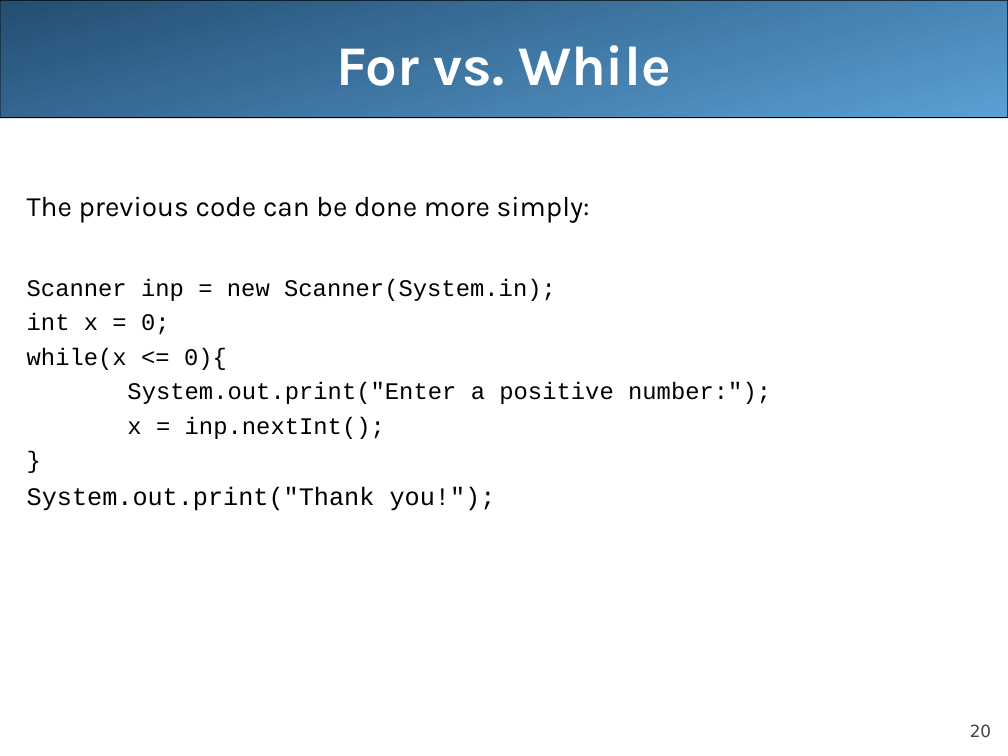
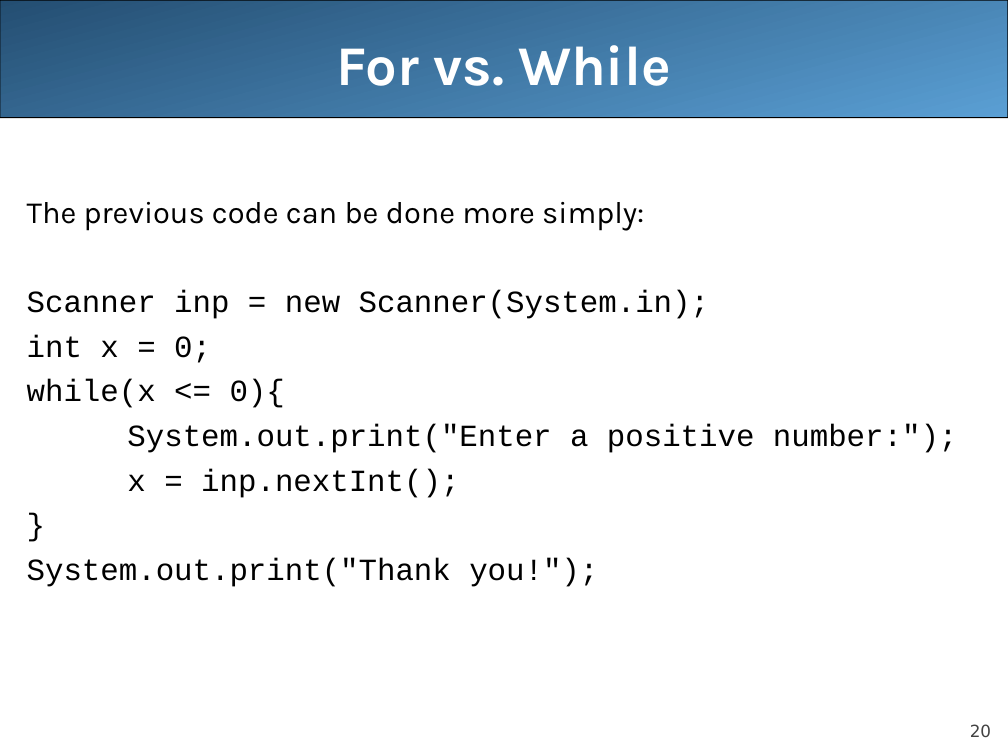
Before and after one commit to LongBaoNguyen/longbaonguyen.github.io, a slide deck: slide 20 of courses/apcsa/lecture11.ppt. Drawn at 1008x756 pixels with LibreOffice and Linux fonts; fonts in the diff are those of the drawing. Boxes give left, top, right and bottom in pixels: in the first picture for what was removed or moved away, otherwise in the second. Text is boxed around its words. In the diff, an @@ line names an element or a change of style, - is before the commit and + after.

```diff
--- a/courses/apcsa/lecture11.ppt
+++ b/courses/apcsa/lecture11.ppt
@@ text "The previous code can be ..." at <box>27,202,957,587</box>: size 20 to 22 pt in "The previous code can be done more ..."; size 17 to 22 pt in "Scanner inp = new Scanner(System.in);", "int x = 0;", "while(x <= 0){", "System.out.print("Enter a positive number:");" and 2 more places; size 18 to 22 pt in "System.out.print("Thank you!");"; more space between paragraphs @@
```
Also in this commit, not shown: 24 other files.
